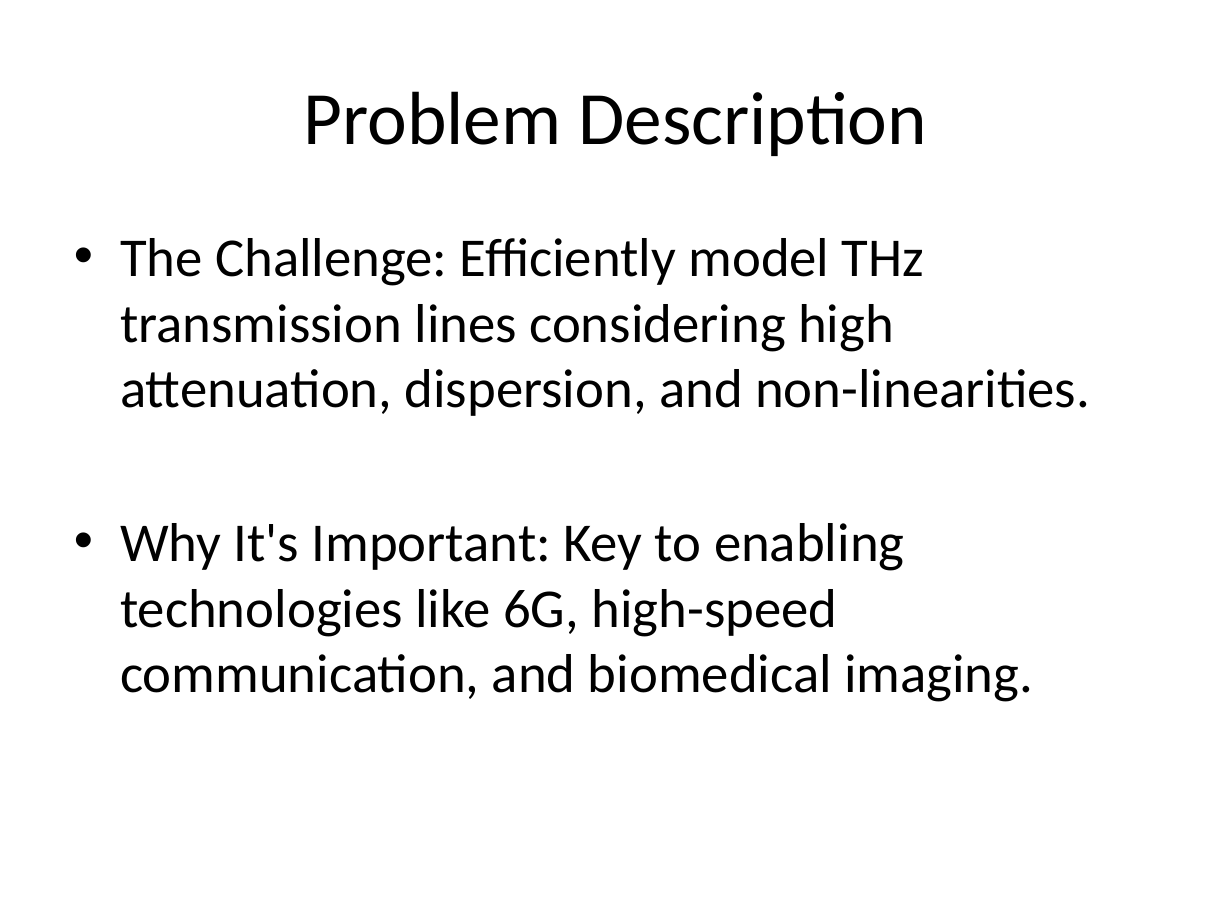
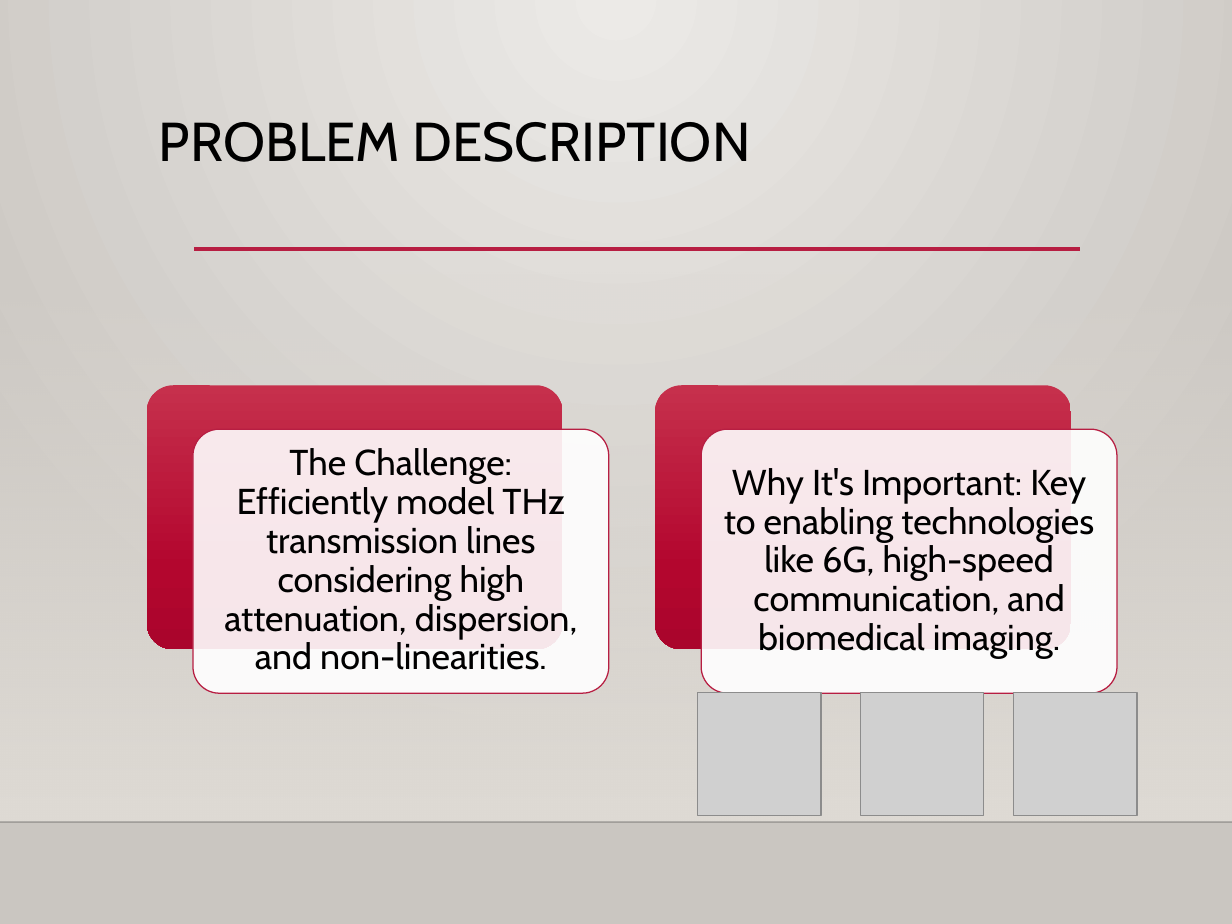
Before and after one commit to mohadmsm/4thyear, a slide deck: slide 2 of 4th/Final_project/status report/MohammedAlshuaili_20106181_Presentation.pptx. Drawn at 1232x924 pixels with LibreOffice and Linux fonts; fonts in the diff are those of the drawing; grey boxes stand for pictures; background and template pictures are left out. Boxes give left, top, right and bottom in pixels: in the first picture for what was removed or moved away, otherwise in the second. Text is boxed around its words. In the diff, an @@ line names an element or a change of style, - is before the commit and + after.

```diff
--- a/4th/Final_project/status report/MohammedAlshuaili_20106181_Presentation.pptx
+++ b/4th/Final_project/status report/MohammedAlshuaili_20106181_Presentation.pptx
@@ background #FFFFFF to gradient #ECEAE7 to #CAC7C1 @@
@@ title "PROBLEM DESCRIPTION" at [159,122,751,162]: vertical alignment middle to top @@
@@ title at [159,122,751,162]: text changed; size 44 to 32 pt; font Calibri to Cabin @@
-Problem Description
+PROBLEM DESCRIPTION
@@ text removed at [120,238,1090,702] @@
-• The Challenge: Efficiently model THz transmission lines considering high attenuation, dispersion, and non-linearities.
-• Why It's Important: Key to enabling technologies like 6G, high-speed communication, and biomedical imaging.
@@ line added from (195, 249) to (1080, 249), #B71E42 2.5 pt @@
@@ rectangle added at [0,271,1232,821], fill gradient #DFDBD5 @@
@@ group added at [147,386,1117,692]: 4 rounded rectangles, 2 texts @@
+The Challenge: Efficiently model THz transmission lines considering high attenuation, dispersion, and non-linearities.
+Why It's Important: Key to enabling technologies like 6G, high-speed communication, and biomedical imaging.
@@ picture added at [697,692,821,816] @@
@@ picture added at [861,692,984,816] @@
@@ picture added at [1014,692,1137,816] @@
@@ line added from (0, 822) to (1232, 822), #000001 1 pt @@
```
Also in this commit, not shown: 4 other slides changed, 3 slides added, 2 slides removed.
